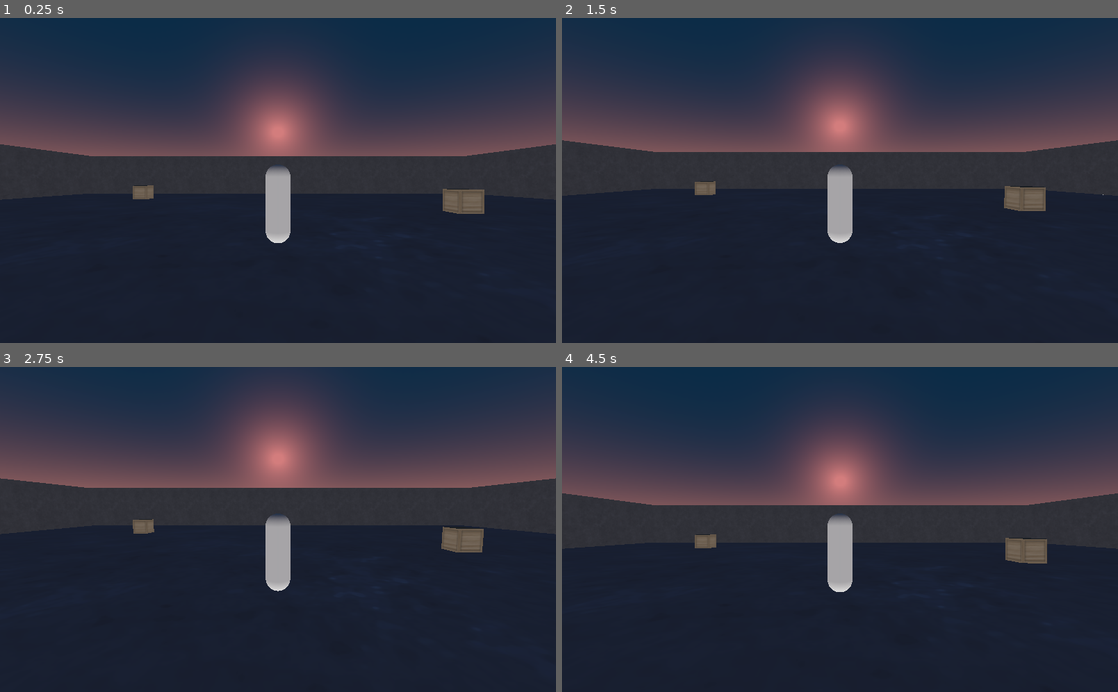
Above: before the commit, frames 1-4 (two rows, left to right).
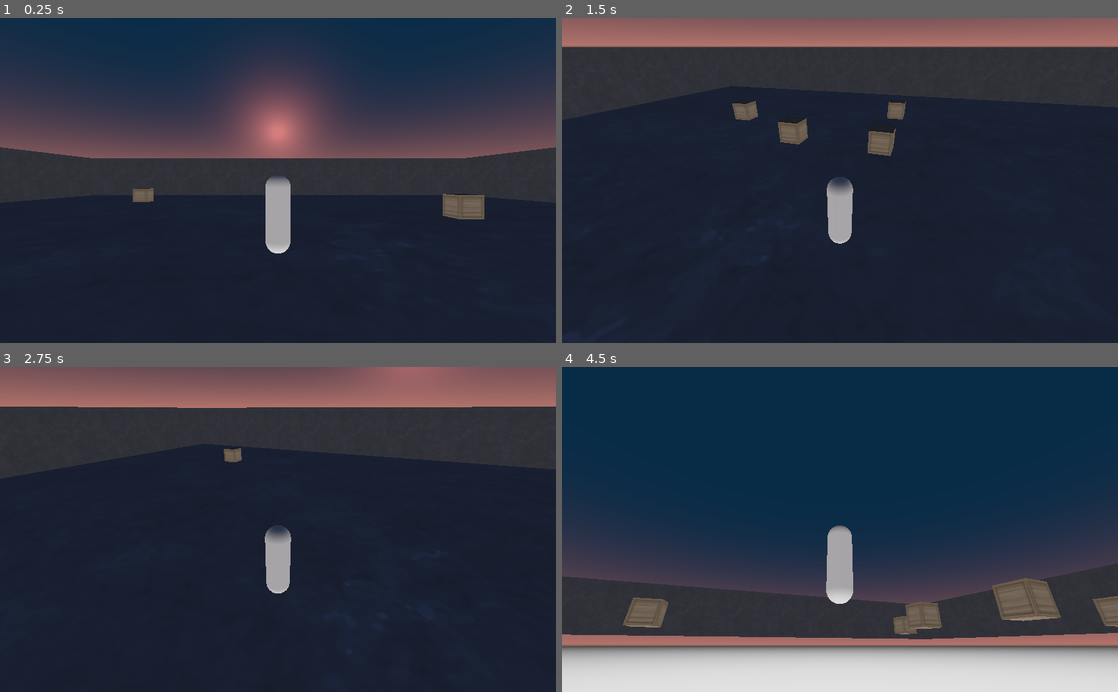
Above: after the commit, the same moments.

Repository: nathansmith339/3d-arpg
Game: Godot game, scene res://Main.tscn
The game is run twice, just before and just after one commit, with the same random seed, the same clock (stepped at 60 frames per second) and the same inputs.
Inputs:
- Up to frame 1 (0.25 s): no input
- Up to frame 2 (1.5 s): tap Enter at 0.5 s; hold Right (ui_right) 0.53-1.28 s; hold Down (ui_down) from 1.28 s (still down)
- Up to frame 3 (2.75 s): release Down (ui_down) at 2.03 s; hold Right (ui_right) from 2.03 s (still down)
- Up to frame 4 (4.5 s): release Right (ui_right) at 2.78 s; hold Up (ui_up) 2.78-3.53 s; hold Left (ui_left) from 3.53 s (still down)

The runs differ from the first frame. In frame 1, 1.6% of the frame differs, in the area x 0-100%, y 38-73%; in frame 2, 30%; in frame 3, 31%; in frame 4, 66%, in the area x 0-100%, y 7-100%.

Commit message:
Camera  changes
Moved camera to spatial for target and removed x clamp for 360 view.

Diff:
--- a/Camera.gd
+++ /dev/null
@@ -1,27 +0,0 @@
-extends Camera
-
-var height = 0
-var target
-var vel = Vector3()
-var offset
-var distance = 5
-const UP = Vector3(0, 1, 0)
-
-func _ready():
-	set_physics_process(true)
-	set_as_toplevel(true)
-	target = get_parent()
-
-func _physics_process(delta):
-	var hor_dir = (int(Input.is_action_pressed("ui_left")) * -1) + int(Input.is_action_pressed("ui_right"))
-	var ver_dir = (int(Input.is_action_pressed("ui_up")) * -1) + int(Input.is_action_pressed("ui_down"))
-	if hor_dir != 0 || ver_dir != 0:
-		height = clamp(height + ver_dir * .01, -.9, 1)
-		pass
-	var target_pos = target.get_global_transform().origin
-	var self_pos = get_global_transform().origin
-	offset = self_pos - target_pos
-	offset.y = height
-	offset = offset.normalized() * distance
-	self_pos = target_pos + offset
-	look_at_from_position(self_pos, target_pos, UP)
--- a/Player.tscn
+++ b/Player.tscn
@@ -1,7 +1,7 @@
 [gd_scene load_steps=5 format=2]
 
 [ext_resource path="res://Player.gd" type="Script" id=1]
-[ext_resource path="res://Camera.gd" type="Script" id=2]
+[ext_resource path="res://Target.gd" type="Script" id=2]
 
 [sub_resource type="CapsuleShape" id=1]
 radius = 0.27
@@ -25,9 +25,8 @@
 material/0 = null
 
 [node name="Target" type="Spatial" parent="."]
-transform = Transform( 1, 0, 0, 0, 1, 0, 0, 0, 1, 0, 0.5, 0 )
+script = ExtResource( 2 )
 
 [node name="Camera" type="Camera" parent="Target"]
-transform = Transform( 1, 0, 0, 0, 1, 0, 0, 0, 1, 0, 0, 5 )
+transform = Transform( 1, 0, 0, 0, 1, 0, 0, 0, 1, 0, 0.5, 5 )
 current = true
-script = ExtResource( 2 )
--- /dev/null
+++ b/Target.gd
@@ -0,0 +1,24 @@
+extends Spatial
+
+const MAX_LOOK_UP_DEG = -30
+const MAX_LOOK_DOWN_DEG = 30
+const MAX_LOOK_LEFT_DEG = 45
+const MAX_LOOK_RIGHT_DEG = -45
+
+var look_speed = 0.02
+
+func _ready():
+    set_physics_process(true)
+    set_as_toplevel(true)
+
+func _physics_process(delta):
+    var hor_dir = (int(Input.is_action_pressed("ui_left")) * -1) + int(Input.is_action_pressed("ui_right"))
+    var ver_dir = (int(Input.is_action_pressed("ui_up")) * -1) + int(Input.is_action_pressed("ui_down"))
+
+    if ver_dir != 0 || hor_dir != 0:
+        rotate_object_local(Vector3(-1, 0, 0), look_speed * ver_dir * PI) # rotate in Y first
+        rotate_object_local(Vector3(0, -1, 0), look_speed * hor_dir * PI) # then rotate in X
+
+        rotation_degrees.x = clamp(rotation_degrees.x, MAX_LOOK_UP_DEG, MAX_LOOK_DOWN_DEG)
+        rotation_degrees.y = rotation_degrees.y
+        rotation_degrees.z = 0
Empty file added: Spatial.gd
